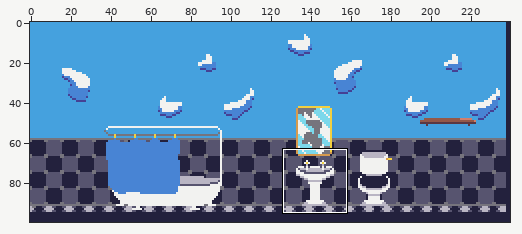
Two states of a pixel-art file, Assets/Art/Working Files/Rooms/Bathroom.ase. Above: a wide view before the commit, with the close-up outlined.
Close-up. Old version:
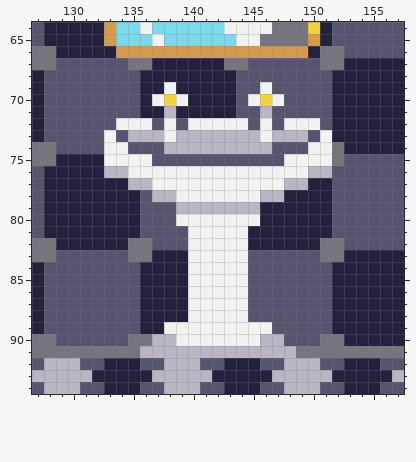
240x100 pixels, 1 frame. Shown: x 127..157, y 64..94.
And afterwards:
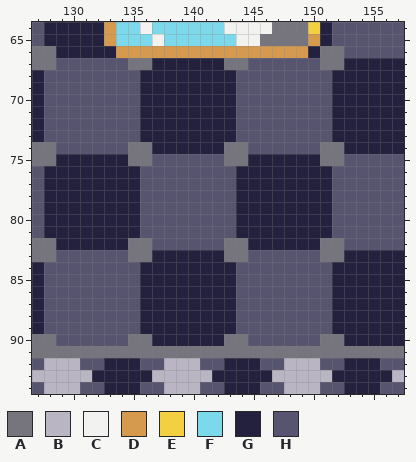
Palette (. is transparent): A #76747d  B #b9b5c3  C #f2f2f0  D #d69a4e  E #f3d040  F #7cd8eb  G #23213d  H #57546f
Diff:
--- layer "Furniture"
@@ x 127..157 @@
 68 GHHHHHHHHGGGGGGGGHHHHHHHHGGGGGG
-69 GHHHHHHHHGGCGGGGGHHCHHHHHGGGGGG
-70 GHHHHHHHHGCECGGGGHCECHHHHGGGGGG
-71 GHHHHHHHHGGBGGGGGHHBHHHHHGGGGGG
-72 GHHHHHHCCCHCHCCCCCHCHCCCHGGGGGG
-73 GHHHHHCHBBBCBBBBBBBCBBBHCGGGGGG
-74 AAHHHHCCHHHBBBBBBBBBHHHCCAGGGGG
-75 AAGGGGCCCCHHHHHHHHHHHCCCCAHHHHH
-76 HGGGGGBBCCCCCCCCCCCCCCCBBHHHHHH
-77 HGGGGGGGBBCCCCCCCCCCCBBGGHHHHHH
-78 HGGGGGGGGHBBCCCCCCCBBGGGGHHHHHH
-79 HGGGGGGGGHHHBBBBBBBGGGGGGHHHHHH
-80 HGGGGGGGGHHHCCCCCCCGGGGGGHHHHHH
-81 HGGGGGGGGHHHHCCCCCGGGGGGGHHHHHH
-82 AAGGGGGGAAHHHCCCCCGGGGGGAAHHHHH
-83 AAHHHHHHAAGGGCCCCCHHHHHHAAGGGGG
-84 GHHHHHHHHGGGGCCCCCHHHHHHHGGGGGG
-85 GHHHHHHHHGGGGCCCCCHHHHHHHGGGGGG
-86 GHHHHHHHHGGGGCCCCCHHHHHHHGGGGGG
-87 GHHHHHHHHGGGGCCCCCHHHHHHHGGGGGG
-88 GHHHHHHHHGGGGCCCCCHHHHHHHGGGGGG
-89 GHHHHHHHHGGCCCCCCCCCHHHHHGGGGGG
-90 AAHHHHHHAABBCCCCCCCBBHHHAAGGGGG
-91 AAAAAAAAABBBBBBBBBBBBBAAAAAAAAA
+69 GHHHHHHHHGGGGGGGGHHHHHHHHGGGGGG
+70 GHHHHHHHHGGGGGGGGHHHHHHHHGGGGGG
+71 GHHHHHHHHGGGGGGGGHHHHHHHHGGGGGG
+72 GHHHHHHHHGGGGGGGGHHHHHHHHGGGGGG
+73 GHHHHHHHHGGGGGGGGHHHHHHHHGGGGGG
+74 AAHHHHHHAAGGGGGGAAHHHHHHAAGGGGG
+75 AAGGGGGGAAHHHHHHAAGGGGGGAAHHHHH
+76 HGGGGGGGGHHHHHHHHGGGGGGGGHHHHHH
+77 HGGGGGGGGHHHHHHHHGGGGGGGGHHHHHH
+78 HGGGGGGGGHHHHHHHHGGGGGGGGHHHHHH
+79 HGGGGGGGGHHHHHHHHGGGGGGGGHHHHHH
+80 HGGGGGGGGHHHHHHHHGGGGGGGGHHHHHH
+81 HGGGGGGGGHHHHHHHHGGGGGGGGHHHHHH
+82 AAGGGGGGAAHHHHHHAAGGGGGGAAHHHHH
+83 AAHHHHHHAAGGGGGGAAHHHHHHAAGGGGG
+84 GHHHHHHHHGGGGGGGGHHHHHHHHGGGGGG
+85 GHHHHHHHHGGGGGGGGHHHHHHHHGGGGGG
+86 GHHHHHHHHGGGGGGGGHHHHHHHHGGGGGG
+87 GHHHHHHHHGGGGGGGGHHHHHHHHGGGGGG
+88 GHHHHHHHHGGGGGGGGHHHHHHHHGGGGGG
+89 GHHHHHHHHGGGGGGGGHHHHHHHHGGGGGG
+90 AAHHHHHHAAGGGGGGAAHHHHHHAAGGGGG
+91 AAAAAAAAAAAAAAAAAAAAAAAAAAAAAAA
 92 HBBBHHGGGHHBBBHHGGGHHBBBHHGGGHH
Changed places in both close-ups, as pixel boxes (x1, y1, x2, y2):
changed: (104, 82, 332, 358)
